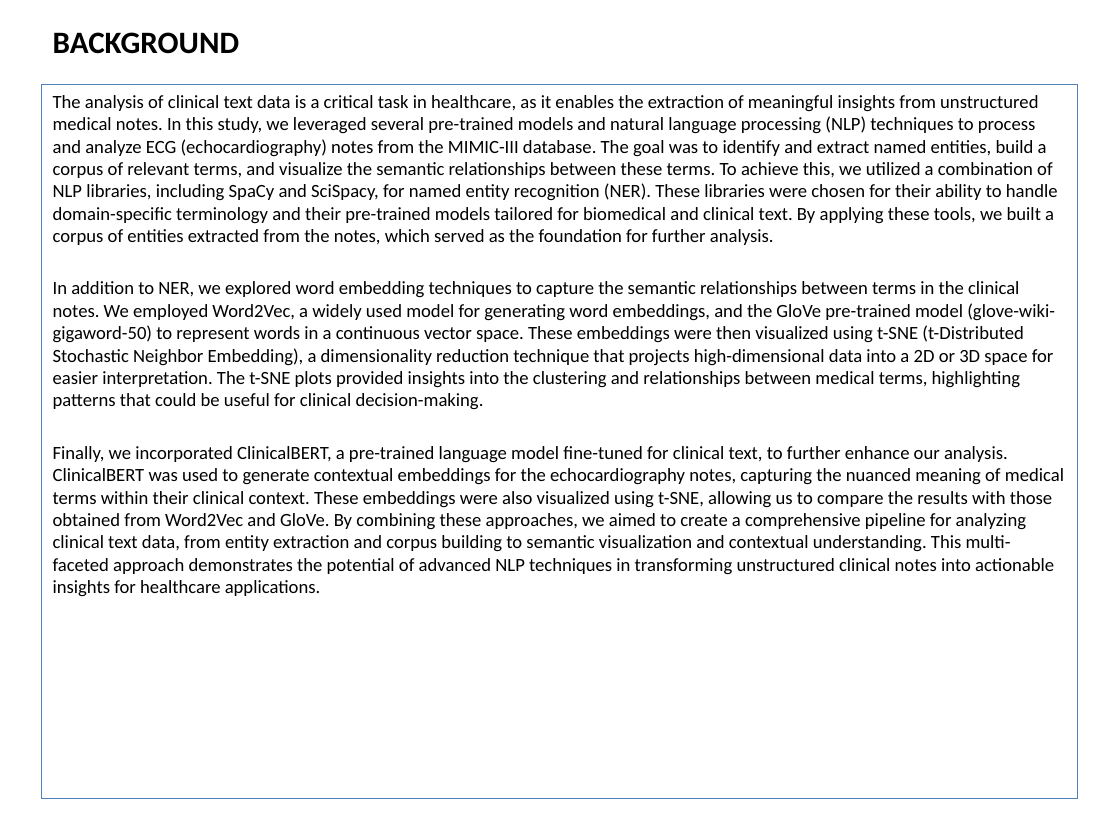
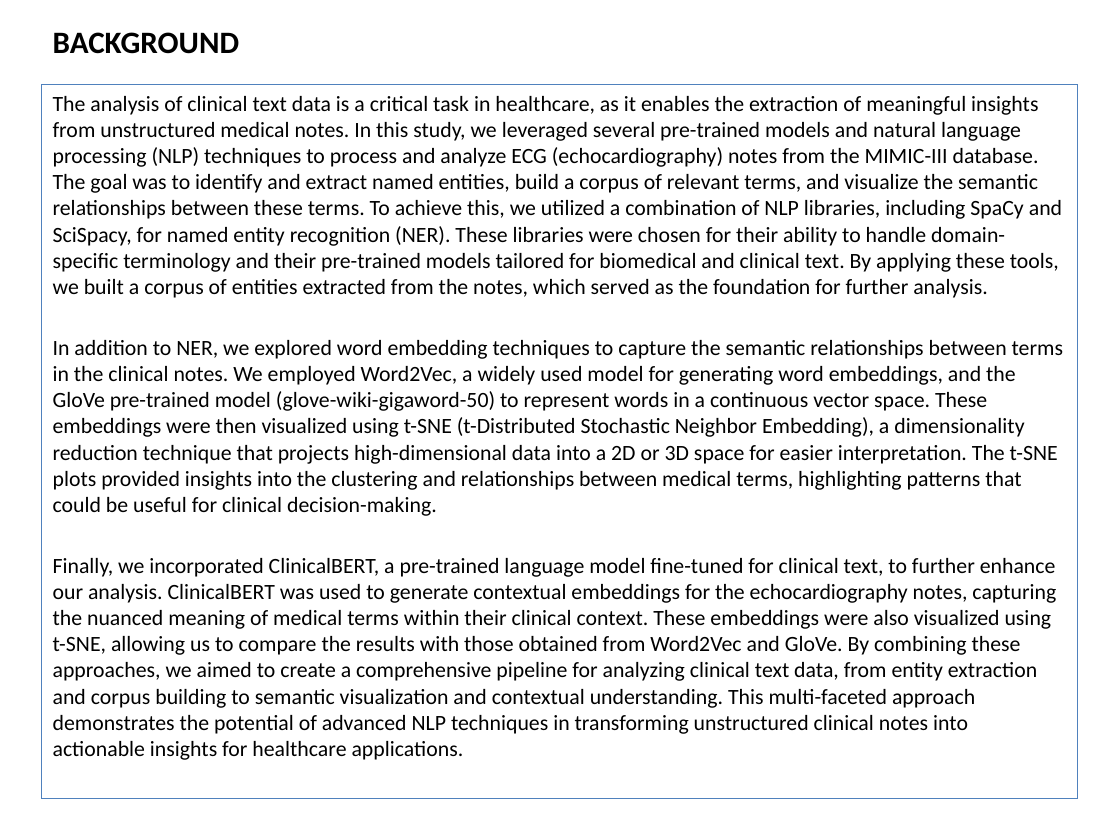
Before and after one commit to balajisethu03/ai-healthcare, a slide deck: slide 2 of assignment-3/mimic_nlp_assignment.pptx. Drawn at 1120x840 pixels with LibreOffice and Linux fonts; fonts in the diff are those of the drawing. Boxes give left, top, right and bottom in pixels: in the first picture for what was removed or moved away, otherwise in the second. Text is boxed around its words. In the diff, an @@ line names an element or a change of style, - is before the commit and + after.

Commit message:
mimic nlp assignment ppt updated

```diff
--- a/assignment-3/mimic_nlp_assignment.pptx
+++ b/assignment-3/mimic_nlp_assignment.pptx
@@ text "The analysis of clinical text ..." at <box>41,84,1077,799</box>: size 12 to 14 pt @@
```
